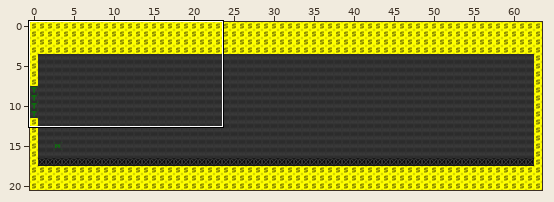
Tiled map (JSON) -- content/levels/galileosquare.json. Above: a wide view before the commit, with the close-up outlined.
Close-up. Before the commit:
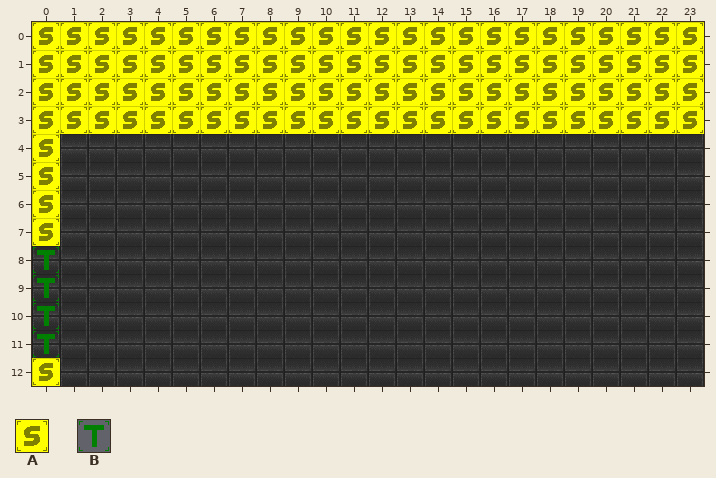
Cells are 32x32 px. Shown: x 0..23, y 0..12. The commit also changed other parts of the map, which this record leaves out.
Key: from "Terrain": A 0; from "entities": B 5.
_ is an empty cell.
Objects are placed by their top-left corner, in cells (3,4 is the top-left corner of cell 3,4); size is 1x1 cell unless given.
Layers that did not change in this view are not listed.
Layer "terrain" before, first column x 0:
 0 AAAAAAAAAAAAAAAAAAAAAAAA
 1 AAAAAAAAAAAAAAAAAAAAAAAA
 2 AAAAAAAAAAAAAAAAAAAAAAAA
 3 AAAAAAAAAAAAAAAAAAAAAAAA
 4 A_______________________
 5 A_______________________
 6 A_______________________
 7 A_______________________
 8 ________________________
 9 ________________________
10 ________________________
11 ________________________
12 A_______________________
Objects on layer "entities" before:
B "exit.south" at 0,8
B "exit.south" at 0,9
B "exit.south" at 0,10
B "exit.south" at 0,11
The result:
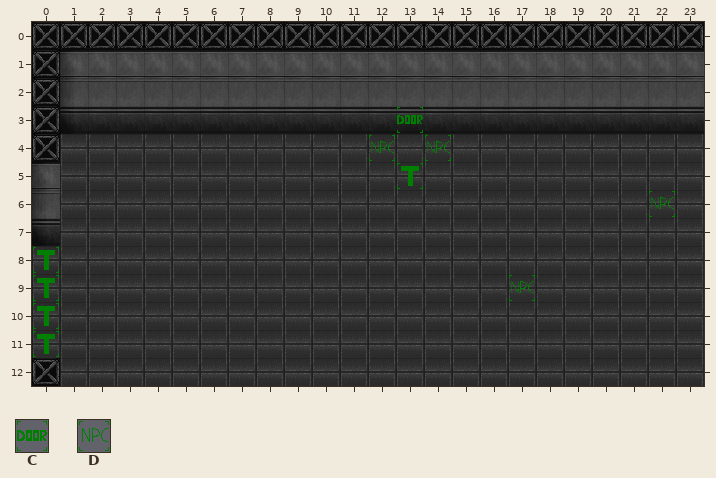
Further tiles: from "entities": C 1, D 3.
Difference:
Layer "entities":
changed: outside this view -> C "door" at 13,3
added: D "guard_a" at 12,4
added: D "guard_a" at 14,4
added: B "guard_talk_target" at 13,5
added: D "hooker" at 22,6
added: D "juggler" at 17,9
Layer "terrain" (now hidden):
y 0..3: x 0..23 AAAAAAAAAAAAAAAAAAAAAAAA -> ________________________
y 4..7: x 0 A -> _
y 12: x 0 A -> _
Pixel boxes of the changes (left, top, right, bottom) in both close-ups:
changed: (32, 22, 704, 246)
added: (509, 275, 535, 301)
removed: (32, 358, 60, 386)
